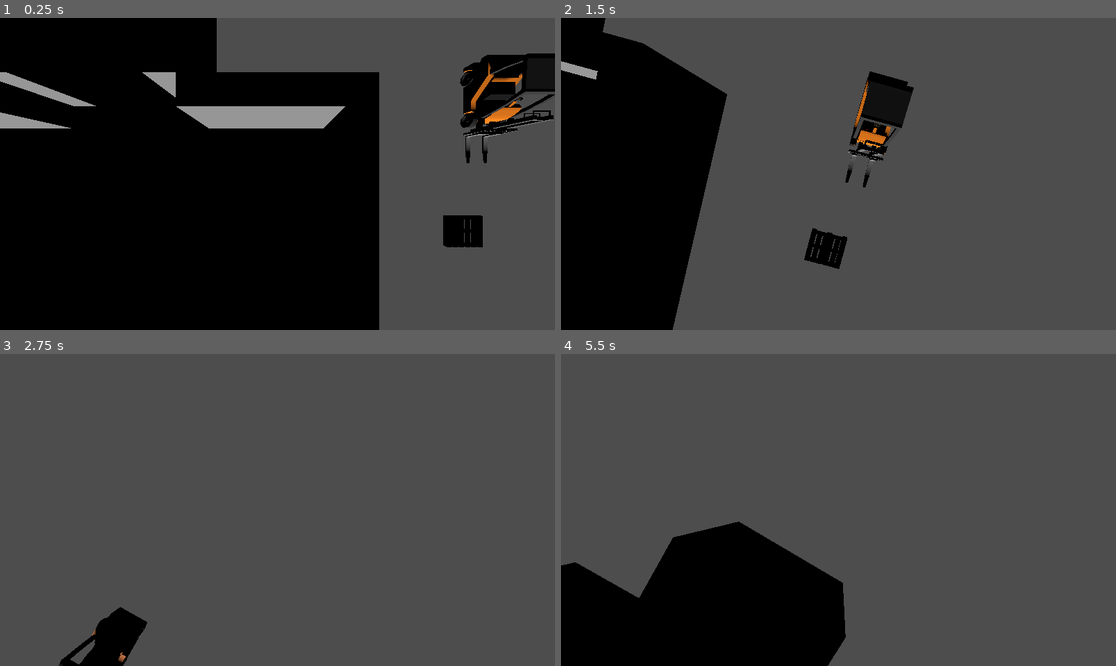
Above: before the commit, frames 1-4 (two rows, left to right).
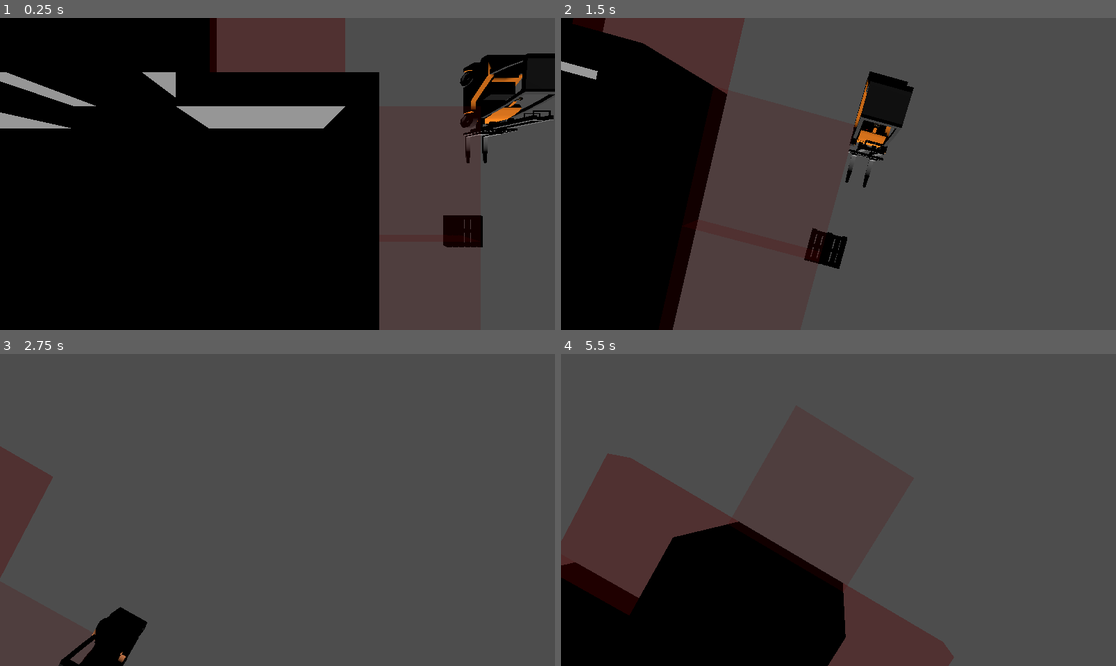
Above: after the commit, the same moments.

Repository: ThomsenK4oss/FactoryTycoon
Game: Godot game, scene res://Scenes/main.tscn
Same seed, same stepped clock (60 frames per second), same inputs: the game is played once before the commit and once after it.
Inputs (mouse positions are in pixels of both pictures, inside the frame that each line leads up to):
- Up to frame 1 (0.25 s): no input
- Up to frame 2 (1.5 s): tap Enter at 0.5 s; move the mouse to (960, 158) at 0.52 s; hold D (right) 0.53-1.28 s; hold Right mouse button (rotate) 0.53-1.28 s; move the mouse to (810, 174) at 1.27 s; hold W (up) from 1.28 s (still down); tap Mouse wheel up (zoom_in) at 1.35 s
- Up to frame 3 (2.75 s): move the mouse to (333, 441) at 2.02 s; release W (up) at 2.03 s; hold D (right) from 2.03 s (still down); tap Mouse wheel down (zoom_out) at 2.1 s
- Up to frame 4 (5.5 s): move the mouse to (810, 572) at 2.77 s; release D (right) at 2.78 s; hold W (up) 2.78-3.53 s; right-click (810, 572) at 2.85 s; tap Space at 3.5 s; move the mouse to (1005, 556) at 3.52 s; hold A (left) 3.53-5.03 s; tap Mouse wheel up (zoom_in) at 3.6 s; tap Enter at 4.25 s; move the mouse to (672, 463) at 4.27 s; tap Mouse wheel down (zoom_out) at 4.35 s; move the mouse to (866, 510) at 5.02 s; hold S (down) from 5.03 s (still down); hold Right mouse button (rotate) from 5.03 s (still down)

The runs differ from the first frame. In frame 1, 4.6% of the frame differs, in the area x 37-87%, y 0-72%; in frame 2, 4.3%; in frame 3, 2.0%; in frame 4, 11%, in the area x 0-71%, y 31-100%.

Commit message:
Update_0.1.1
I did a thing

Diff:
--- a/Scenes/Map/Map_System.tscn
+++ b/Scenes/Map/Map_System.tscn
@@ -1,6 +1,3 @@
 [gd_scene format=3 uid="uid://cus7gtijmoxk0"]
 
 [node name="Map_System" type="Node3D"]
-
-[node name="Tile_Map" type="GridMap" parent="."]
-cell_size = Vector3(6, 1, 6)
--- a/Scenes/Map/Tiles/Tile.tscn
+++ b/Scenes/Map/Tiles/Tile.tscn
@@ -1,6 +1,7 @@
-[gd_scene load_steps=6 format=3 uid="uid://dsxp66pw4wbs1"]
+[gd_scene load_steps=8 format=3 uid="uid://dsxp66pw4wbs1"]
 
 [ext_resource type="Script" uid="uid://ng7xedtg24ku" path="res://Scripts/Tiles/tile.gd" id="1_86yt2"]
+[ext_resource type="Material" uid="uid://dlbxe65gfqva3" path="res://Textures/UnboughtLand.tres" id="2_3opfv"]
 
 [sub_resource type="BoxMesh" id="BoxMesh_76jdb"]
 size = Vector3(6, 1, 6)
@@ -12,6 +13,9 @@
 size = Vector3(6, 3, 1)
 
 [sub_resource type="BoxShape3D" id="BoxShape3D_86yt2"]
+
+[sub_resource type="BoxMesh" id="BoxMesh_3opfv"]
+size = Vector3(6, 1, 6)
 
 [node name="Ground_Tile" type="Node3D"]
 script = ExtResource("1_86yt2")
@@ -34,6 +38,11 @@
 transform = Transform3D(1, 0, 0, 0, 1, 0, 0, 0, 1, 0, 2.5, -3)
 shape = SubResource("BoxShape3D_86yt2")
 
+[node name="Next_Tile" type="MeshInstance3D" parent="Walls/up"]
+transform = Transform3D(1, 0, 0, 0, 1, 0, 0, 0, 1, 0, -2, -3.5)
+mesh = SubResource("BoxMesh_3opfv")
+surface_material_override/0 = ExtResource("2_3opfv")
+
 [node name="down" type="MeshInstance3D" parent="Walls" groups=["Wall"]]
 transform = Transform3D(1, 0, 0, 0, 1, 0, 0, 0, 1, 0, 2.5, 2.5)
 mesh = SubResource("BoxMesh_86yt2")
@@ -44,6 +53,11 @@
 [node name="CollisionShape3D" type="CollisionShape3D" parent="Walls/down/down"]
 transform = Transform3D(1, 0, 0, 0, 1, 0, 0, 0, 1, 0, 2.5, 3)
 shape = SubResource("BoxShape3D_86yt2")
+
+[node name="Next_Tile" type="MeshInstance3D" parent="Walls/down"]
+transform = Transform3D(1, 0, 0, 0, 1, 0, 0, 0, 1, 0, -2, 3.5)
+mesh = SubResource("BoxMesh_3opfv")
+surface_material_override/0 = ExtResource("2_3opfv")
 
 [node name="left" type="MeshInstance3D" parent="Walls" groups=["Wall"]]
 transform = Transform3D(-4.37114e-08, 0, 1, 0, 1, 0, -1, 0, -4.37114e-08, -2.5, 2.5, 1.09278e-07)
@@ -56,6 +70,11 @@
 transform = Transform3D(1, 0, 0, 0, 1, 0, 0, 0, 1, -3, 2.5, 0)
 shape = SubResource("BoxShape3D_86yt2")
 
+[node name="Next_Tile" type="MeshInstance3D" parent="Walls/left"]
+transform = Transform3D(1, 0, 0, 0, 1, 0, 0, 0, 1, 0, -2, -3.5)
+mesh = SubResource("BoxMesh_3opfv")
+surface_material_override/0 = ExtResource("2_3opfv")
+
 [node name="right" type="MeshInstance3D" parent="Walls" groups=["Wall"]]
 transform = Transform3D(-4.37114e-08, 0, 1, 0, 1, 0, -1, 0, -4.37114e-08, 2.5, 2.5, -1.09278e-07)
 mesh = SubResource("BoxMesh_86yt2")
@@ -67,6 +86,11 @@
 transform = Transform3D(1, 0, 0, 0, 1, 0, 0, 0, 1, 3, 2.5, 0)
 shape = SubResource("BoxShape3D_86yt2")
 
+[node name="Next_Tile" type="MeshInstance3D" parent="Walls/right"]
+transform = Transform3D(1, 0, 0, 0, 1, 0, 0, 0, 1, -3.0598e-07, -2, 3.5)
+mesh = SubResource("BoxMesh_3opfv")
+surface_material_override/0 = ExtResource("2_3opfv")
+
 [connection signal="area_entered" from="Walls/up/up" to="." method="_on_up_area_entered"]
 [connection signal="area_entered" from="Walls/down/down" to="." method="_on_down_area_entered"]
 [connection signal="area_entered" from="Walls/left/left" to="." method="_on_left_area_entered"]
--- a/Scenes/main.tscn
+++ b/Scenes/main.tscn
@@ -1,20 +1,14 @@
-[gd_scene load_steps=6 format=3 uid="uid://cfyosloifv1ro"]
+[gd_scene load_steps=5 format=3 uid="uid://cfyosloifv1ro"]
 
 [ext_resource type="PackedScene" uid="uid://cpkl6fch11vx7" path="res://Scenes/camera_position.tscn" id="1_bo1nx"]
 [ext_resource type="PackedScene" uid="uid://dsxp66pw4wbs1" path="res://Scenes/Map/Tiles/Tile.tscn" id="2_8gbba"]
 [ext_resource type="PackedScene" uid="uid://ecopt515ciia" path="res://Forklift.fbx" id="3_jjvhh"]
 [ext_resource type="PackedScene" uid="uid://hh3cnr03r40d" path="res://palle.fbx" id="4_kry3j"]
 
-[sub_resource type="BoxMesh" id="BoxMesh_7dm0k"]
-
 [node name="Factory" type="Node3D"]
 
 [node name="DirectionalLight3D" type="DirectionalLight3D" parent="."]
 transform = Transform3D(1, 0, 0, 0, 1, 0, 0, 0, 1, 0.0154228, 1.285, -0.0517302)
-
-[node name="MeshInstance3D" type="MeshInstance3D" parent="."]
-transform = Transform3D(1, 0, 0, 0, 1, 0, 0, 0, 1, -0.0278893, -0.0492229, 0.0287757)
-mesh = SubResource("BoxMesh_7dm0k")
 
 [node name="CameraPosition" parent="." instance=ExtResource("1_bo1nx")]
 
--- /dev/null
+++ b/Textures/UnboughtLand.tres
@@ -0,0 +1,6 @@
+[gd_resource type="StandardMaterial3D" format=3 uid="uid://dlbxe65gfqva3"]
+
+[resource]
+transparency = 1
+shading_mode = 0
+albedo_color = Color(0.339735, 6.22692e-07, 1.08294e-07, 0.196078)
